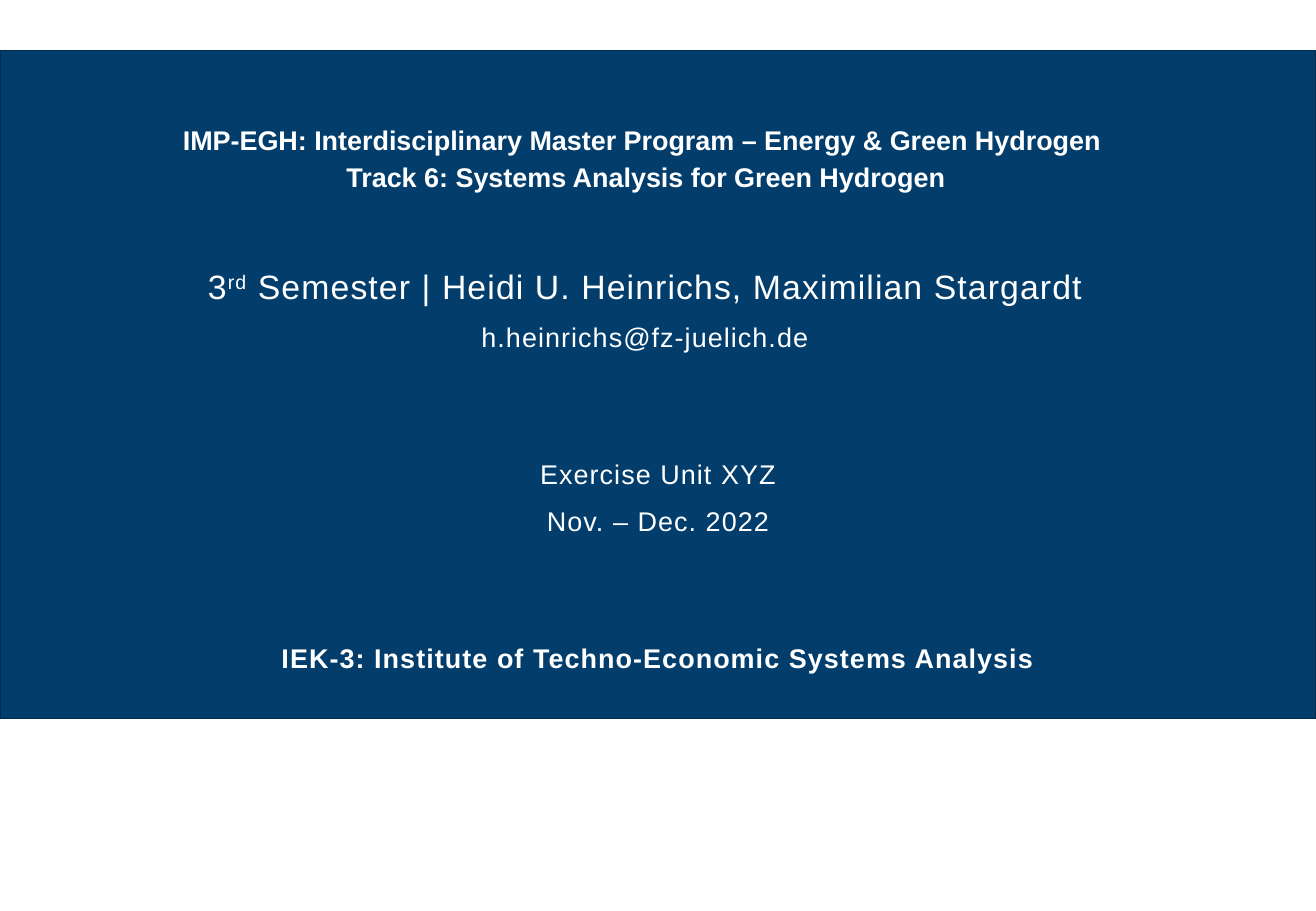
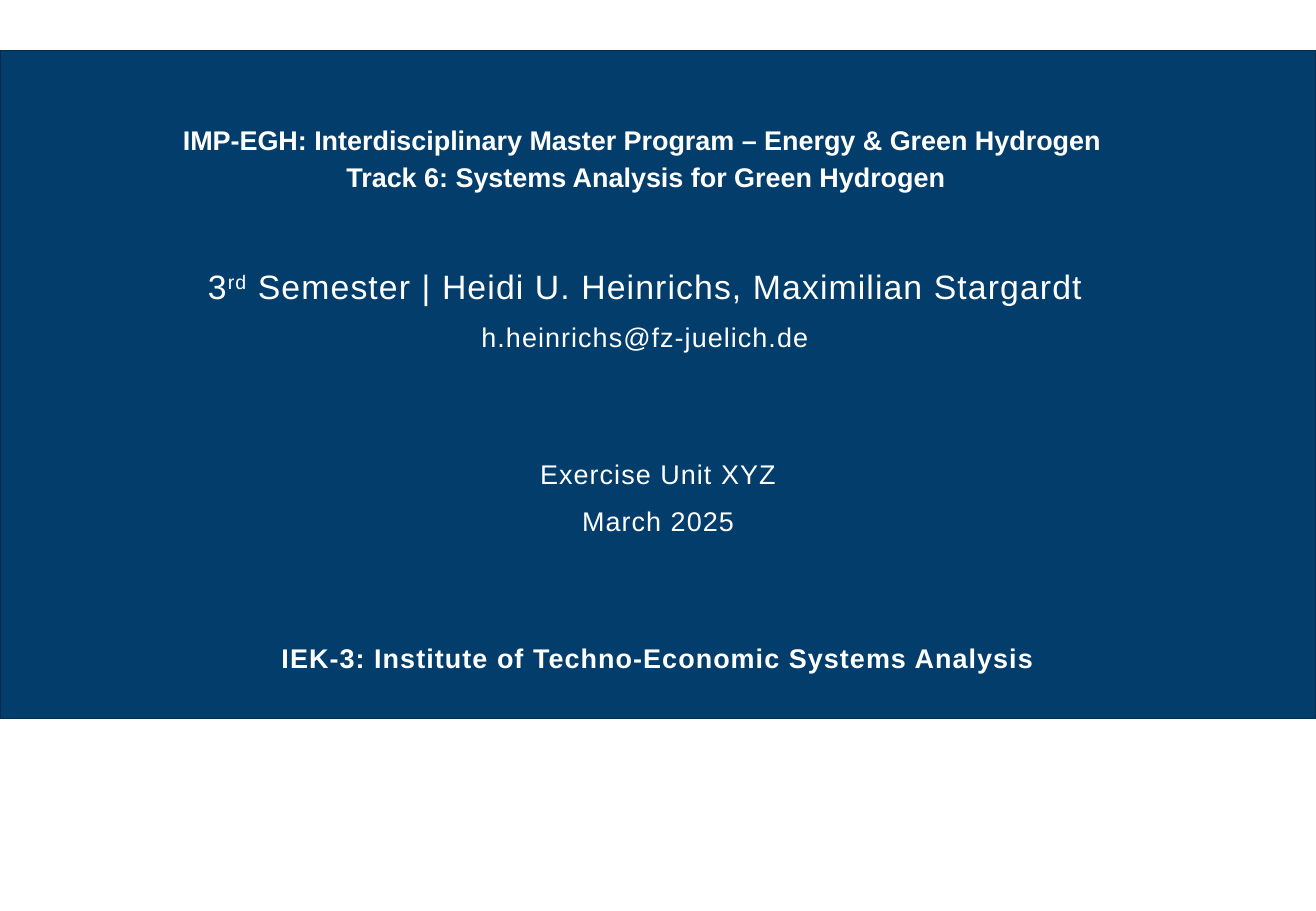
Before and after one commit to chrisjwin/IMP_EGH_ICE2, a slide deck: slide 1 of student_files/exercises/Unit_XY_IntroductionToFINE/Unit_00_IntroductiontoFINE.pptx. Drawn at 1316x911 pixels with LibreOffice and Linux fonts; fonts in the diff are those of the drawing; background and template pictures are left out. Boxes give left, top, right and bottom in pixels: in the first picture for what was removed or moved away, otherwise in the second. Text is boxed around its words. In the diff, an @@ line names an element or a change of style, - is before the commit and + after.

```diff
--- a/student_files/exercises/Unit_XY_IntroductionToFINE/Unit_00_IntroductiontoFINE.pptx
+++ b/student_files/exercises/Unit_XY_IntroductionToFINE/Unit_00_IntroductiontoFINE.pptx
@@ text at box(582, 511, 734, 532): text changed @@
-Nov. – Dec. 2022
+March 2025
```
Also in this commit, not shown: 4 other files.
